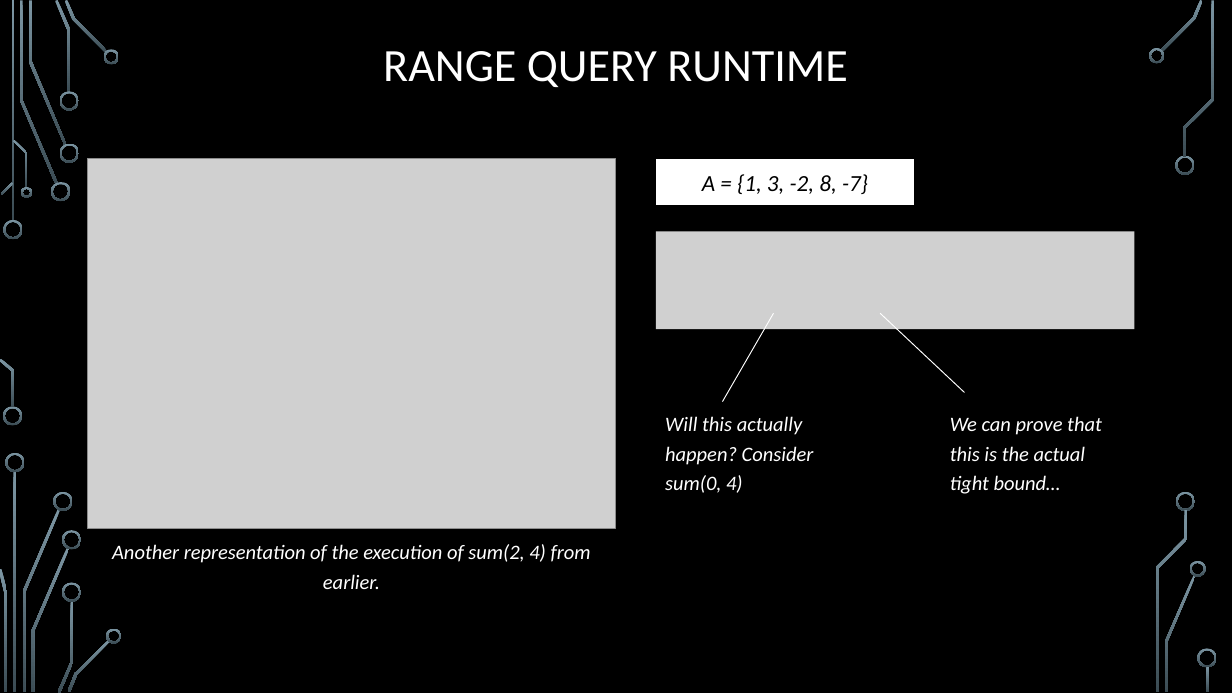
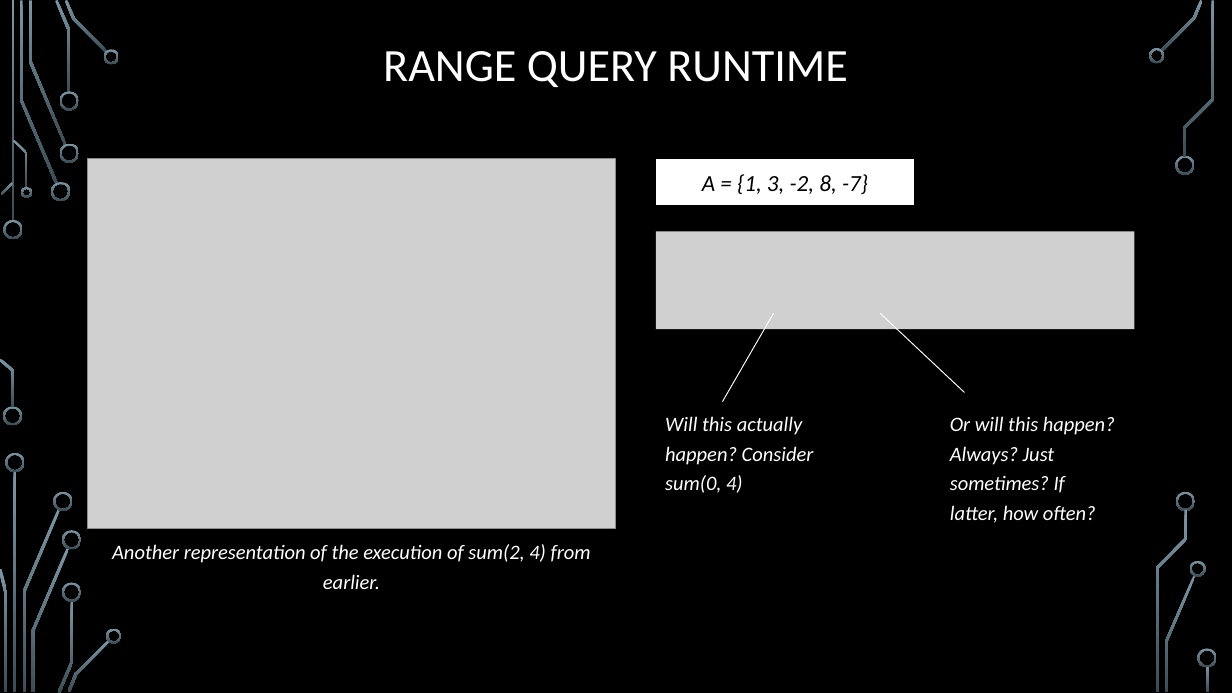
Before and after one commit to janiceeguo/advAlgo, a slide deck: slide 26 of slides/Trees-SegmentTrees.pptx (slide 22 before the commit). Drawn at 1232x693 pixels with LibreOffice and Linux fonts; fonts in the diff are those of the drawing; grey boxes stand for pictures; background and template pictures are left out. Boxes give left, top, right and bottom in pixels: in the first picture for what was removed or moved away, otherwise in the second. Text is boxed around its words. In the diff, an @@ line names an element or a change of style, - is before the commit and + after.

```diff
--- a/slides/Trees-SegmentTrees.pptx
+++ b/slides/Trees-SegmentTrees.pptx
@@ text at (x1=950, y1=416, x2=1115, y2=523): text changed @@
-We can prove that this is the actual tight bound…
+Or will this happen? Always? Just sometimes? If latter, how often?
```
Also in this commit, not shown: 2 other slides changed, 7 slides added, 2 slides removed, 4 other files.
